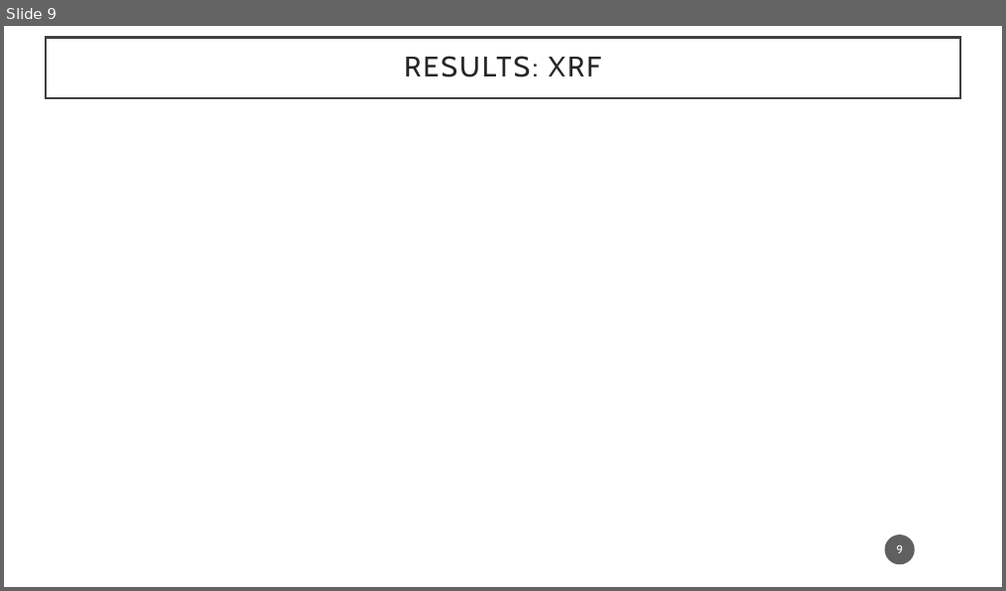
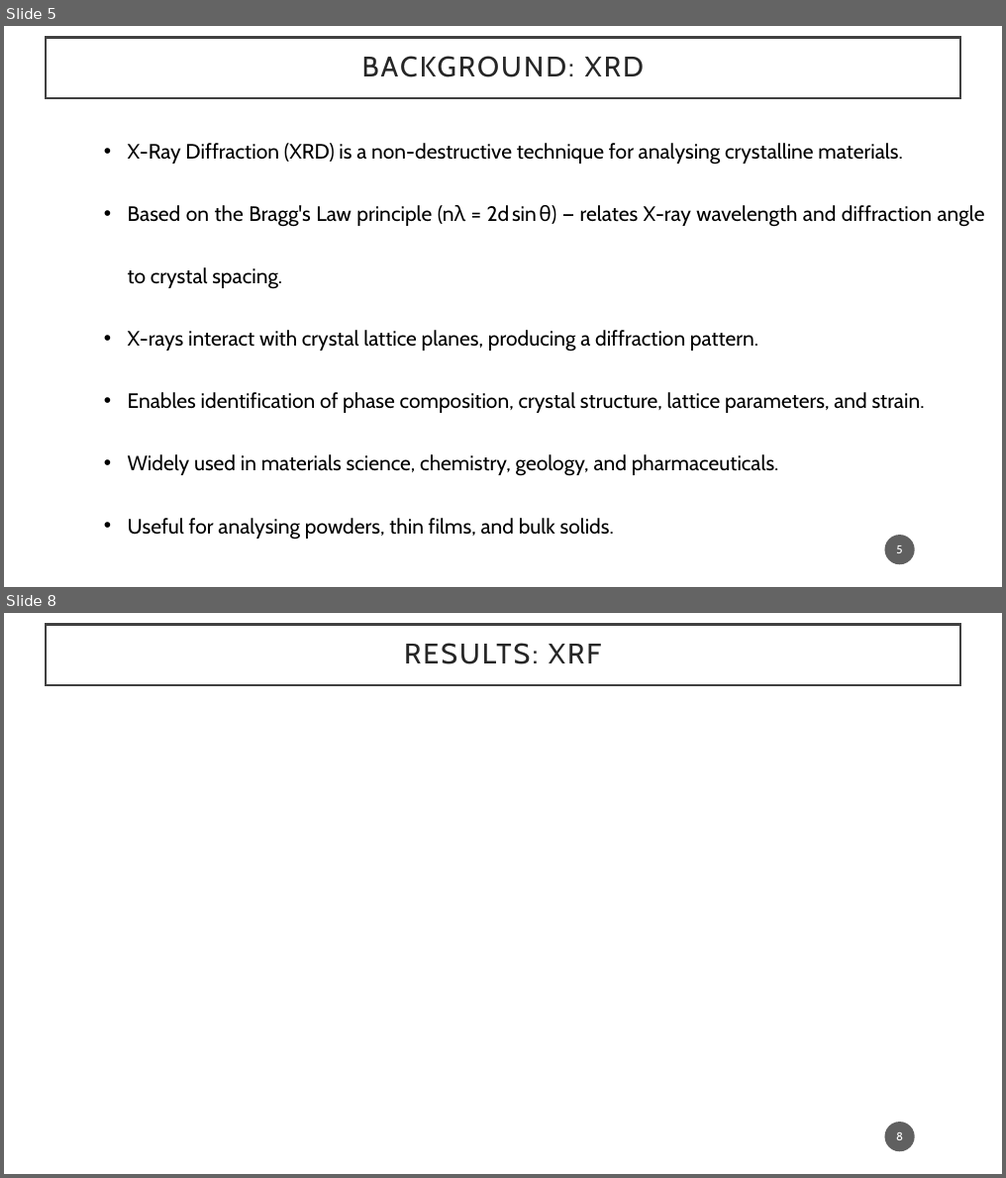
Before and after one commit to Ju-arch720/XRD_xls_raw_converter, a slide deck: Advanced_Characterization/Presentation_Adv_char.pptx. Shown one above the other, each under a label of ours: slide 9 before the commit, slides 5 and 8 after it; the slides between them are not shown. The pictures are 1006x591 and 1006x1178 pixels, drawn with LibreOffice and Linux fonts; fonts in the diff are those of the drawing; background and template pictures are left out. Boxes give left, top, right and bottom in pixels: in the first picture for what was removed or moved away, otherwise in the second. Text is boxed around its words. In the diff, an @@ line names an element or a change of style, - is before the commit and + after.

```diff
--- a/Advanced_Characterization/Presentation_Adv_char.pptx
+++ b/Advanced_Characterization/Presentation_Adv_char.pptx
@@ slide 5 added at (4,26,1002,587), background #FFFFFF @@
@@ rectangle added at (46,37,960,98), fill #FFFFFF, outline #404040 2.5 pt, 27.3 pt, text #262626 @@
+BACKGROUND: XRD
@@ text added at (128,143,985,540), 20 pt, text #000000 @@
+• X-Ray Diffraction (XRD) is a non-destructive technique for analysing crystalline materials.
+• Based on the Bragg's Law principle (nλ = 2d sin θ) — relates X-ray wavelength and diffraction angle to crystal spacing.
+• X-rays interact with crystal lattice planes, producing a diffraction pattern.
+• Enables identification of phase composition, crystal structure, lattice parameters, and strain.
+• Widely used in materials science, chemistry, geology, and pharmaceuticals.
+• Useful for analysing powders, thin films, and bulk solids.
@@ page number added at (885,535,915,565), fill #1D1D1D at 70% opacity, 11 pt, text #FFFFFF @@
+5
@@ what was slide 9 is now slide 8 @@
@@ page number at (896,1133,903,1141): text changed @@
-9
+8
```
Also in this commit, not shown: 4 slides changed, 4 other slides added, 19 slides removed, 1 other file.
